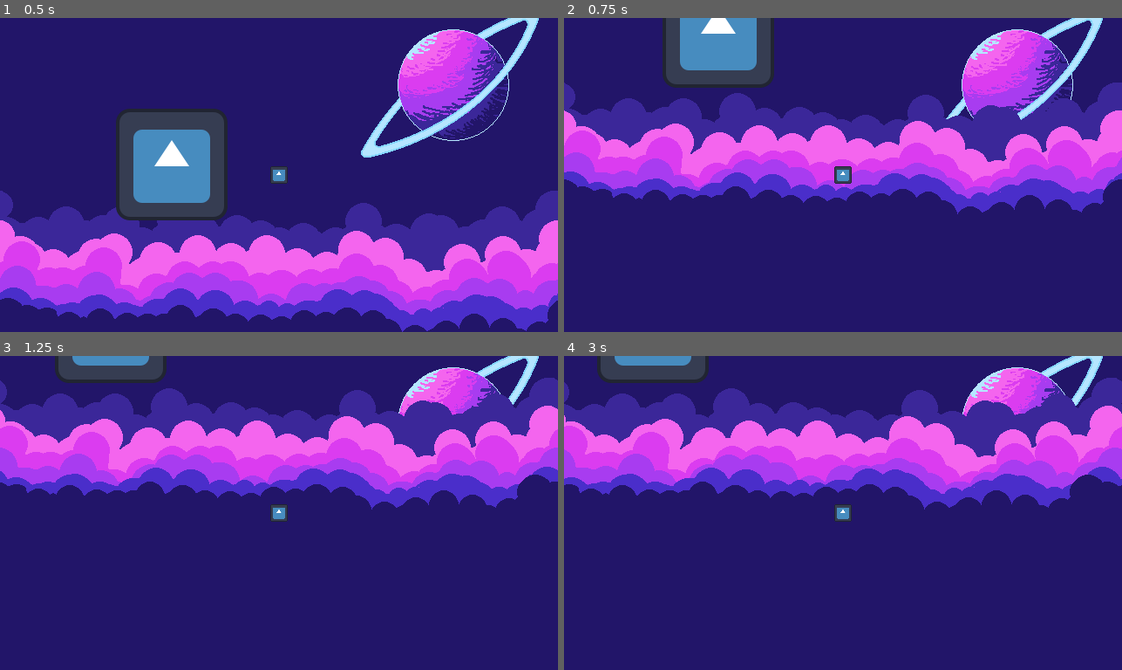
Above: before the commit, frames 1-4 (two rows, left to right).
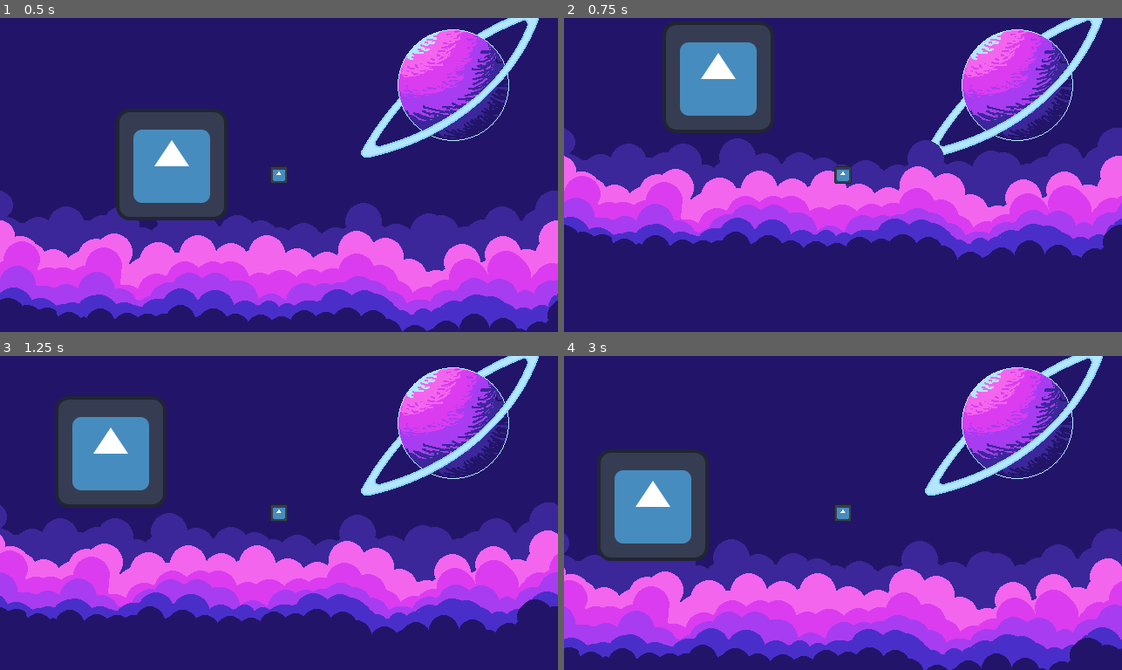
Above: after the commit, the same moments.

Repository: Renan-G-projec/A-Journey-Of-A-Robot
Game: Godot game, scene res://scenes/main_game.tscn
Same seed, same stepped clock (60 frames per second), same inputs: the game is played once before the commit and once after it. The engine's default icon, where the game draws it, is replaced by a stand-in: a white triangle on a blue panel in a dark square.
Inputs (mouse positions are in pixels of both pictures, inside the frame that each line leads up to):
- Up to frame 1 (0.5 s): no input
- Up to frame 2 (0.75 s): tap Enter (ui_accept) at 0.5 s; move the mouse to (965, 159) at 0.52 s; hold Right (ui_right) from 0.53 s (still down); hold Space (UseJetpack, bound only after the commit) from 0.53 s (still down); click (965, 159) at 0.67 s
- Up to frame 3 (1.25 s): keep holding Right (ui_right); keep holding Space (UseJetpack, bound only after the commit); tap Enter (ui_accept) at 0.77, 0.8, 1.07 s
- Up to frame 4 (3 s): move the mouse to (731, 528) at 1.27 s; release Space (UseJetpack, bound only after the commit) at 1.28 s; tap Enter (ui_accept) at 1.35, 1.52, 1.82, 2.3 s; tap Space (UseJetpack, bound only after the commit) at 1.55 s; move the mouse to (898, 443) at 2.02 s; release Right (ui_right) at 2.03 s; hold Left (ui_left) 2.03-2.78 s; hold Space (UseJetpack, bound only after the commit) 2.03-2.78 s; move the mouse to (815, 575) at 2.77 s; hold Right (ui_right) from 2.78 s (still down); tap Alt at 2.85 s; click (815, 575) at 2.92 s

Frame 1 is identical in both runs. In frame 2, 45% of the frame differs, in the area x 0-100%, y 0-77%; in frame 3, 59%; in frame 4, 66%, in the area x 0-100%, y 0-100%.

Commit message:
feat: Jetpack basic scaffolding added. AMDG

Diff:
--- a/project.godot
+++ b/project.godot
@@ -41,6 +41,11 @@
 , Object(InputEventJoypadMotion,"resource_local_to_scene":false,"resource_name":"","device":-1,"axis":0,"axis_value":-1.0,"script":null)
 ]
 }
+UseJetpack={
+"deadzone": 0.2,
+"events": [Object(InputEventKey,"resource_local_to_scene":false,"resource_name":"","device":-1,"window_id":0,"alt_pressed":false,"shift_pressed":false,"ctrl_pressed":false,"meta_pressed":false,"pressed":false,"keycode":0,"physical_keycode":32,"key_label":0,"unicode":32,"location":0,"echo":false,"script":null)
+]
+}
 
 [physics]
 
--- a/scenes/main_game.tscn
+++ b/scenes/main_game.tscn
@@ -8,7 +8,6 @@
 [node name="MainGame" type="Node2D" unique_id=1068834764]
 
 [node name="Background" parent="." unique_id=1208497318 instance=ExtResource("3_0rdsr")]
-groundY = 180
 
 [node name="Player" parent="." unique_id=698178977 instance=ExtResource("3_d2op2")]
 position = Vector2(329, 31)
--- a/scripts/player.gd
+++ b/scripts/player.gd
@@ -1,16 +1,30 @@
+# Ad Maiorem Dei Gloriam!
+class_name Player
 extends CharacterBody2D
-
 
 @export var SPEED: float = 100.0
 @export var JUMP_VELOCITY: float = -400.0
+
+# Jetpack settings
+const jetpack_max_fuel: float = 100.0
+var jetpack_current_fuel: float = 100.0
+var jetpack_consume_rate: float = 10.0
+var jetpack_impulse: float = 40.0
+var jetpack_max_velocity: float = 230.0
+var jetpack_is_active: bool = false
 
 
 func _physics_process(delta: float) -> void:
     if not is_on_floor():
         velocity += get_gravity() * delta
 
-    if Input.is_action_just_pressed("ui_accept") and is_on_floor():
-        velocity.y = JUMP_VELOCITY
+    jetpack_is_active = Input.is_action_pressed("UseJetpack") && jetpack_current_fuel > 0
+    if jetpack_is_active:
+        jetpack_current_fuel -= jetpack_consume_rate * delta
+        print(velocity.y)
+        velocity.y -= jetpack_impulse;
+        velocity.y = max(velocity.y, -jetpack_max_velocity)
+
 
     var direction := Input.get_axis("ui_left", "ui_right")
     if direction:
